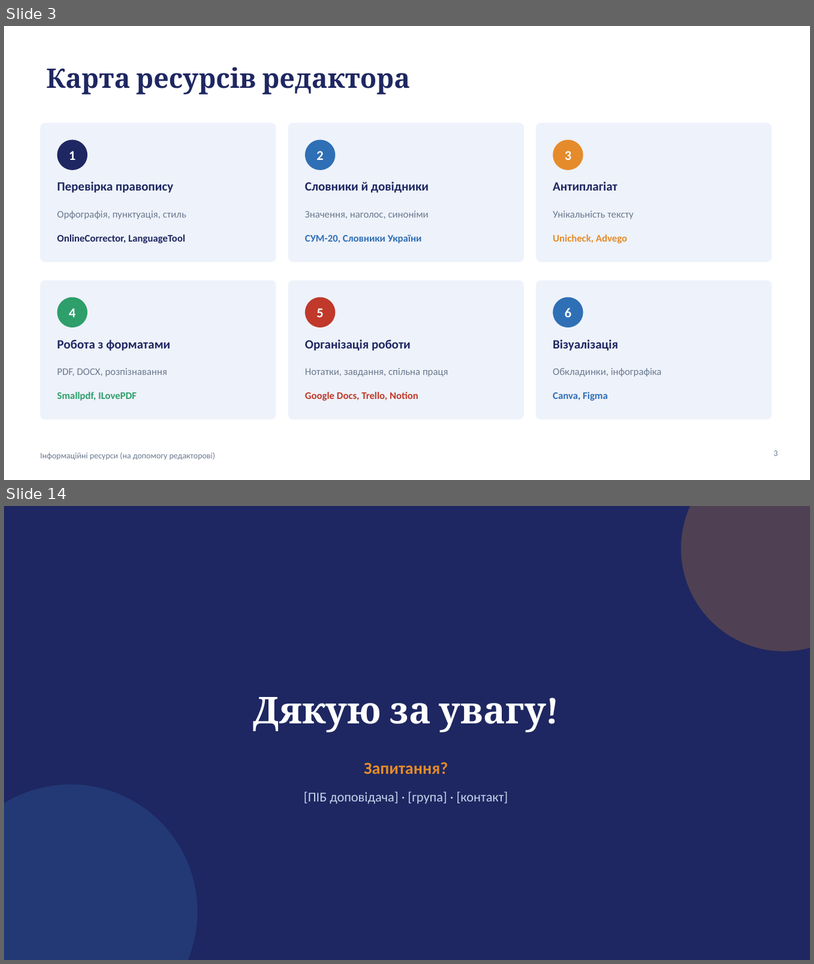
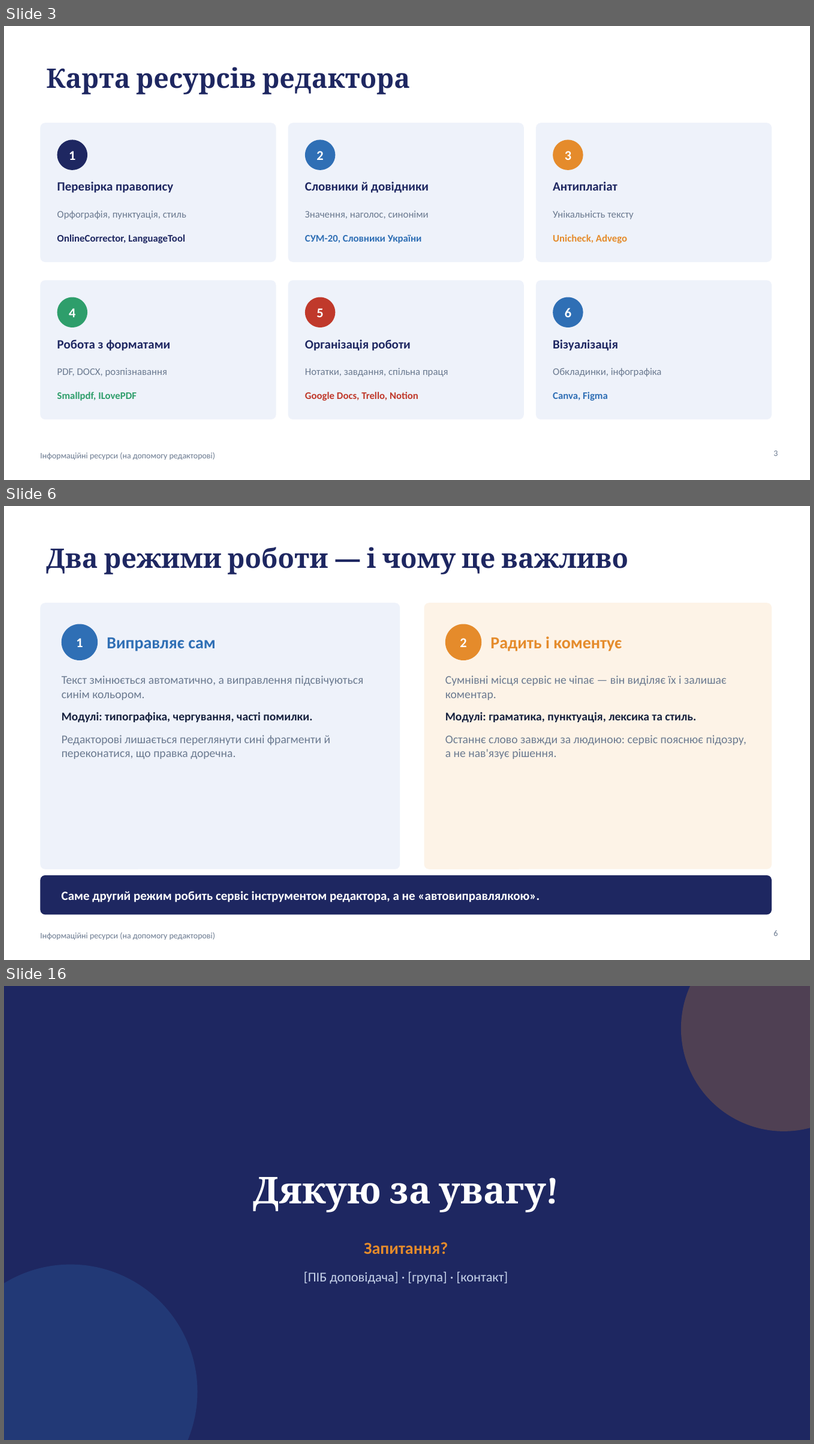
Before and after one commit to anesvidomin/VR, a slide deck: Informatsiini-resursy-OnlineCorrector.pptx. Shown one above the other, each under a label of ours: slides 3 and 14 before the commit, slides 3, 6 and 16 after it; the slides between them are not shown. The pictures are 814x964 and 814x1444 pixels, drawn with LibreOffice and Linux fonts; fonts in the diff are those of the drawing. Boxes give left, top, right and bottom in pixels: in the first picture for what was removed or moved away, otherwise in the second. Text is boxed around its words. In the diff, an @@ line names an element or a change of style, - is before the commit and + after.

```diff
--- a/Informatsiini-resursy-OnlineCorrector.pptx
+++ b/Informatsiini-resursy-OnlineCorrector.pptx
@@ slide 6 added at (x1=4, y1=506, x2=810, y2=960), background #FFFFFF; not listed: 1 template element that a slide beside it also shows @@
@@ title added at (x1=46, y1=547, x2=629, y2=574), 32 pt, text #1E2761, bold @@
+Два режими роботи — і чому це важливо
@@ rounded rectangle added at (x1=40, y1=603, x2=400, y2=869), fill #EEF2FA @@
@@ rounded rectangle added at (x1=425, y1=603, x2=772, y2=869), fill #FDF3E7 @@
@@ ellipse added at (x1=62, y1=624, x2=98, y2=660), fill #2F6FB5 @@
@@ ellipse added at (x1=446, y1=624, x2=482, y2=660), fill #E58B2B @@
@@ text added at (x1=76, y1=638, x2=83, y2=647), 16 pt, text #FFFFFF, bold @@
+1
@@ text added at (x1=107, y1=637, x2=216, y2=651), 20 pt, text #2F6FB5, bold @@
+Виправляє сам
@@ text added at (x1=460, y1=638, x2=467, y2=647), 16 pt, text #FFFFFF, bold @@
+2
@@ text added at (x1=491, y1=636, x2=622, y2=651), 20 pt, text #E58B2B, bold @@
+Радить і коментує
@@ text added at (x1=62, y1=675, x2=363, y2=759), 14 pt, text #6B7A90 @@
+Текст змінюється автоматично, а виправлення підсвічуються синім кольором.
+Модулі: типографіка, чергування, часті помилки.
+Редакторові лишається переглянути сині фрагменти й переконатися, що правка доречна.
@@ text added at (x1=446, y1=675, x2=747, y2=759), 14 pt, text #6B7A90 @@
+Сумнівні місця сервіс не чіпає — він виділяє їх і залишає коментар.
+Модулі: граматика, пунктуація, лексика та стиль.
+Останнє слово завжди за людиною: сервіс пояснює підозру, а не нав'язує рішення.
@@ rounded rectangle added at (x1=40, y1=875, x2=772, y2=915), fill #1E2761 @@
@@ text added at (x1=62, y1=891, x2=540, y2=902), 15 pt, text #FFFFFF, bold @@
+Саме другий режим робить сервіс інструментом редактора, а не «автовиправлялкою».
@@ page number added at (x1=774, y1=930, x2=778, y2=936), 10 pt, text #6B7A90 @@
+6
@@ what was slide 14 is now slide 16 @@
```
Also in this commit, not shown: 8 slides changed, 3 other slides added, 2 slides removed.
